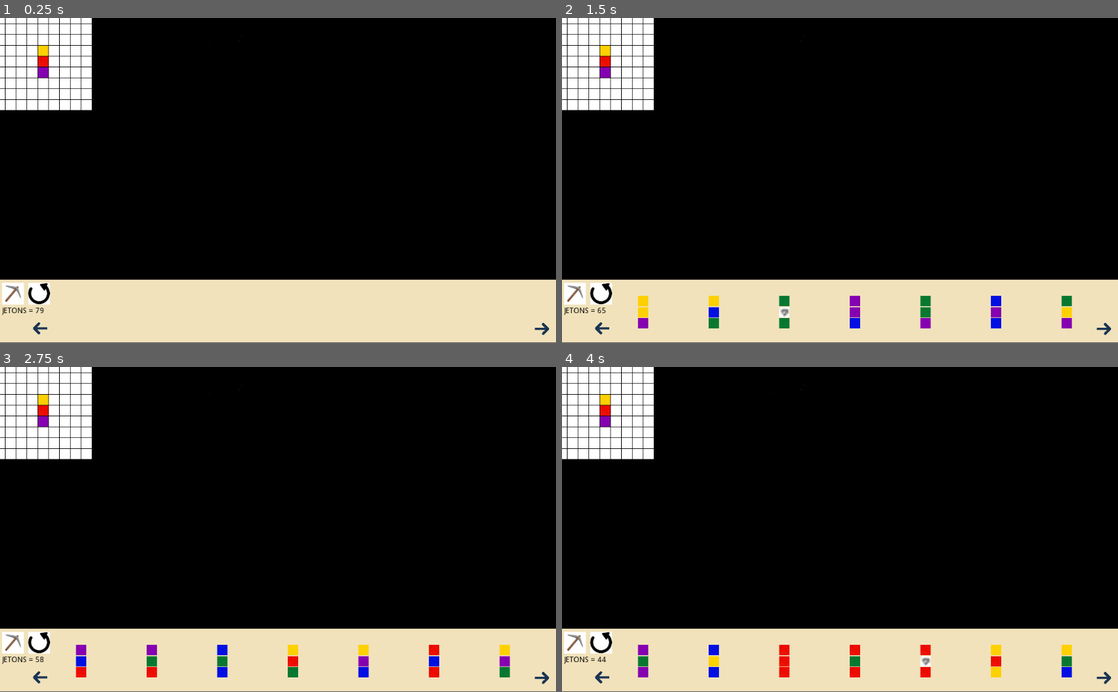
Above: before the commit, frames 1-4 (two rows, left to right).
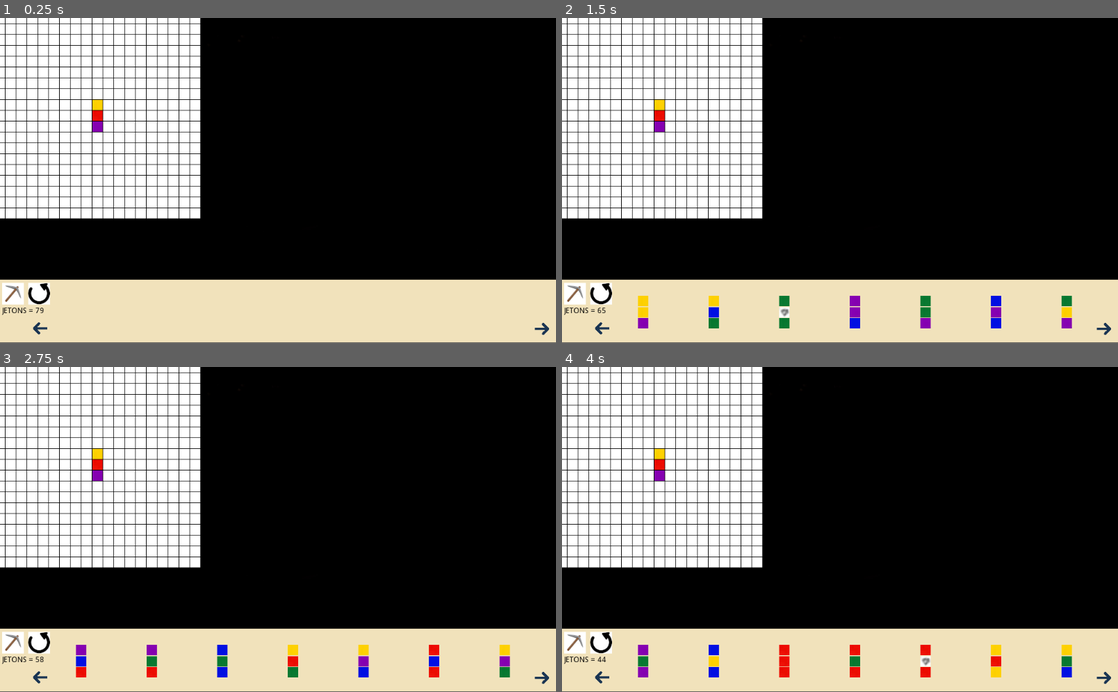
Above: after the commit, the same moments.

Repository: tartempion-sdr/chromino-V2
Game: Godot game, scene res://Node2D.tscn
The game is run twice, just before and just after one commit, with the same random seed, the same clock (stepped at 60 frames per second) and the same inputs.
Inputs:
- Up to frame 1 (0.25 s): no input
- Up to frame 2 (1.5 s): click "JETONS = 79" at 0.5 s; click "JETONS = 72" at 1.25 s
- Up to frame 3 (2.75 s): click "JETONS = 65" at 2 s
- Up to frame 4 (4 s): click "JETONS = 58" at 2.75 s; click "JETONS = 51" at 3.5 s

The runs differ from the first frame. In frame 1, 17% of the frame differs, in the area x 0-37%, y 0-62%; in frame 2, 17%; in frame 3, 17%; in frame 4, 17%.

Commit message:
Grand plateau 19x19 stable 2

Diff:
--- a/Node2D.gd
+++ b/Node2D.gd
@@ -12,7 +12,7 @@
 var x = 0
 var y = 0
 var num = 2
-var jeton_child = 83
+var jeton_child = 363
 var sens = ["verticale-h", "horizontale-d", "verticale-b", "horizontale-g"]
 var nouveau
 #75 chrominos classiques,
@@ -125,12 +125,12 @@
 	random.randomize()
 	pos_plateau()
 	pioche_jetons()
-	modifie_plateau(33, list_couleurs_jetons[hazard][0])
-	modifie_plateau(42, list_couleurs_jetons[hazard][1])
-	modifie_plateau(51, list_couleurs_jetons[hazard][2])
-
-	var child_jeton = get_child(83)
-	print("Enfant à l'index ", " : ", child_jeton.name)
+	modifie_plateau(163, list_couleurs_jetons[hazard][0])
+	modifie_plateau(182, list_couleurs_jetons[hazard][1])
+	modifie_plateau(201, list_couleurs_jetons[hazard][2])
+
+	var child_jeton = get_child(363)
+	#print("Enfant à l'index ", " : ", child_jeton.name)
 	child_jeton.visible = false
 
 	Globals.list_affiche_position_porte_jetons.clear()
@@ -156,8 +156,8 @@
 	var a = 0
 	var retour = 0
 
-	for i in range(0, 9):
-		for n in range(0, 9):
+	for i in range(0, 19):
+		for n in range(0, 19):
 
 			plateau(Vector2(x, y))
 			a = 20
@@ -175,9 +175,9 @@
 	var retoury = 0
 	num = 2
 
-	for n in range(9):
-
-		for i in range(9):
+	for n in range(19):
+
+		for i in range(19):
 
 			# Utiliser un index pour accéder à chaque enfant individuellement
 			var child = get_child(num)
@@ -212,10 +212,10 @@
 	var rech = instance_jeton.get_child(0)
 	jeton_child = rech.get_instance_id()
 	add_child(instance_jeton)
-	print("id jeton " + str(jeton_child))
-
-
-	print(instance_jeton.name)
+	#print("id jeton " + str(jeton_child))
+
+
+	#print(instance_jeton.name)
 	Globals.affiche_jetons_piocher()
 
 
@@ -283,7 +283,7 @@
 func _on_Button_pioche_button_down():
 
 	child_pioche_jetons()
-	print(Globals.list_affiche_position_porte_jetons)
+	#print(Globals.list_affiche_position_porte_jetons)
 
 func _on_Button_droite_button_down():
 
@@ -298,7 +298,7 @@
 func _on_Button_gauche_button_down():
 
 	if len(Globals.list_affiche_position_porte_jetons) == 0:
-		print("pioche dabore")
+		print("pioche d'abore")
 
 	elif len(Globals.list_affiche_position_porte_jetons) >= 0:
 
@@ -315,7 +315,7 @@
 
 		var target_id = Globals.list_affiche_position_porte_jetons[0][5]  # Remplace par ton ID de nœud
 		var node = find_node_by_instance_id(get_tree().root, target_id)
-		print("target" + str(target_id))
+		#print("target" + str(target_id))
 		if node:
 
 			node.rotation_degrees += 90
@@ -328,7 +328,7 @@
 			else:
 				nouveau = 0
 			Globals.list_affiche_position_porte_jetons[0][4] = sens[nouveau]
-			print(Globals.list_affiche_position_porte_jetons[0][4])
+			#print(Globals.list_affiche_position_porte_jetons[0][4])
 			#print("tourn_n_child" + str(Globals.list_affiche_position_porte_jetons[0][5]))
 			#print("list " + str(Globals.list_affiche_position_porte_jetons))
 
